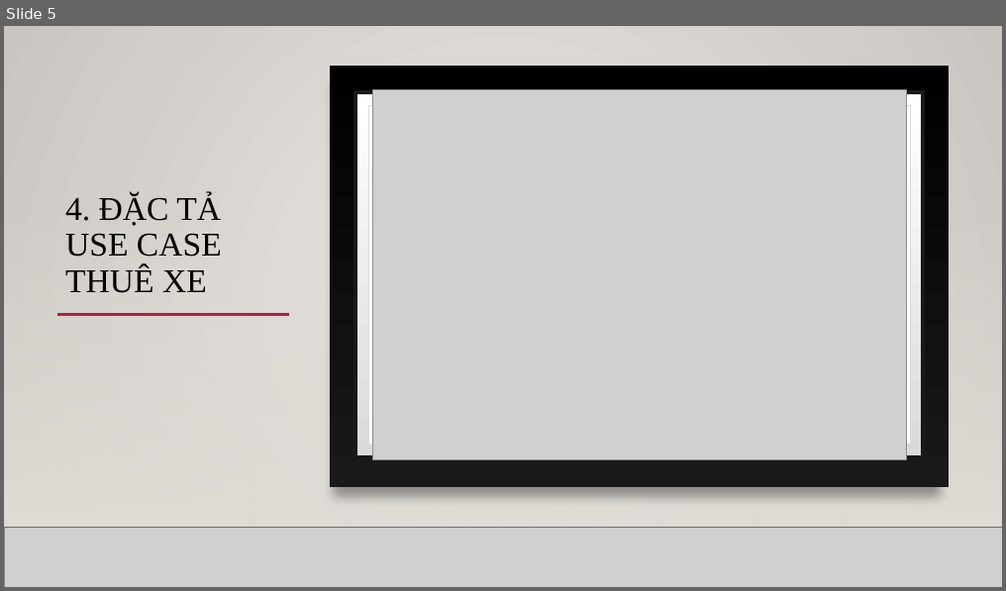
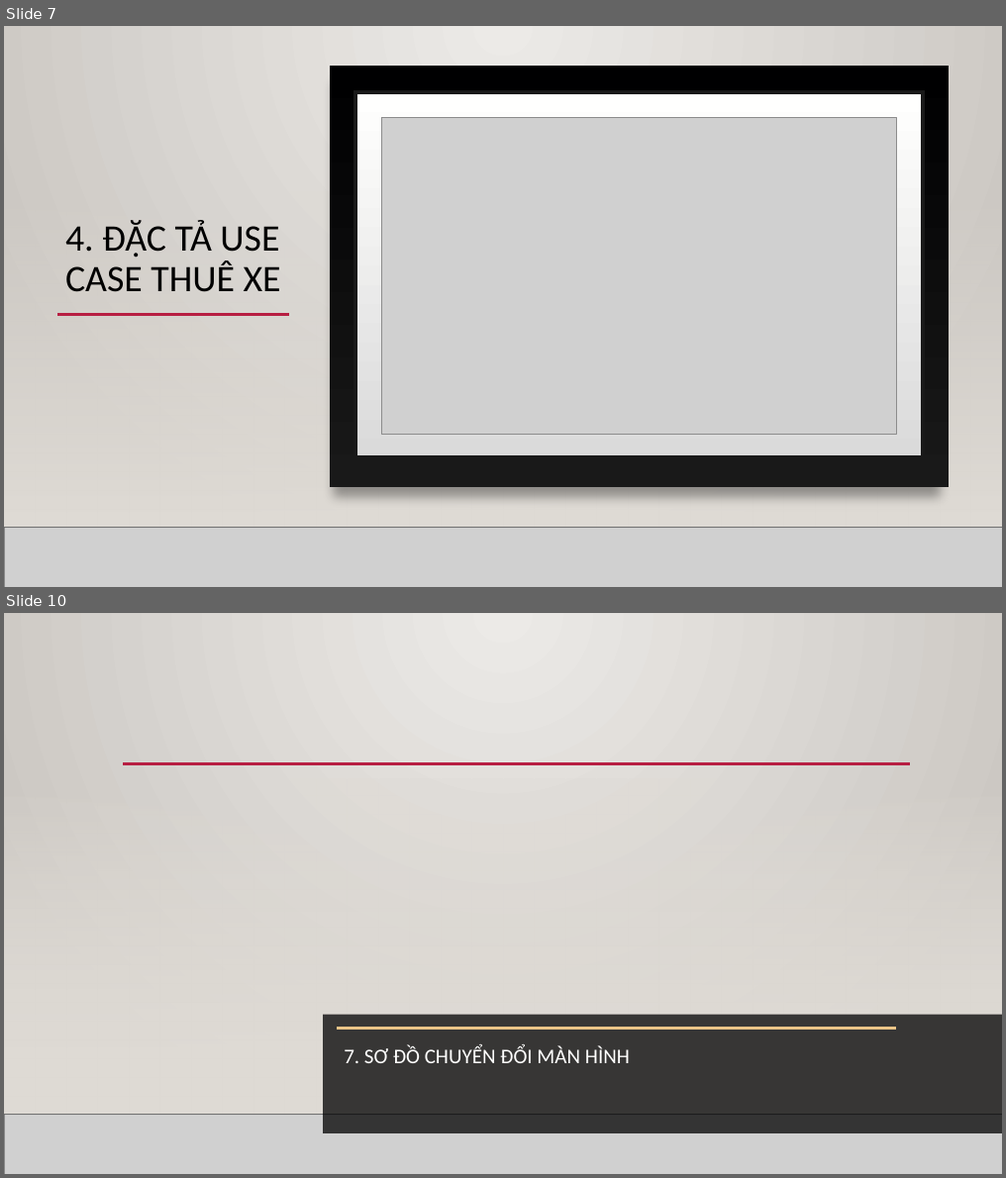
Before and after one commit to lam419/TKXDPM.KSCQ.20211-22, a slide deck: Design/TKXDPM.pptx. Shown one above the other, each under a label of ours: slide 5 before the commit, slides 7 and 10 after it; the slides between them are not shown. The pictures are 1006x591 and 1006x1178 pixels, drawn with LibreOffice and Linux fonts; fonts in the diff are those of the drawing; grey boxes stand for pictures; background and template pictures are left out. Boxes give left, top, right and bottom in pixels: in the first picture for what was removed or moved away, otherwise in the second. Text is boxed around its words. In the diff, an @@ line names an element or a change of style, - is before the commit and + after.

```diff
--- a/Design/TKXDPM.pptx
+++ b/Design/TKXDPM.pptx
@@ slide 10 added at (4, 613, 1002, 1174), background picture (left out); not listed: 2 template elements that a slide beside it also shows @@
@@ rectangle added at (4, 778, 1002, 1115), fill gradient #DFDBD5 @@
@@ line added from (123, 764) to (910, 764), #B71E42 2.5 pt @@
@@ rectangle added at (323, 1015, 1002, 1134), fill #000001 at 75% opacity @@
@@ line added from (338, 1029) to (896, 1029), #EAC487 2.5 pt @@
@@ title added at (344, 1046, 630, 1063), 20 pt, text #FFFFFE @@
+7. SƠ ĐỒ CHUYỂN ĐỔI MÀN HÌNH
@@ picture added at (4, 1115, 1002, 1174) @@
@@ line added from (4, 1115) to (1002, 1115), #000001 1 pt @@
@@ what was slide 5 is now slide 7 @@
@@ slide 7 changed as well @@
@@ background gradient #EBE9E6 to #C9C5C0 to gradient #ECEAE7 to #CAC7C1 @@
@@ rectangle at (4, 26, 1002, 587): fill gradient #EBE9E6 to #C9C5C0 to gradient #ECEAE7 to #CAC7C1 @@
@@ rectangle removed at (368, 106, 910, 445) @@
@@ picture: place and size @@
-picture at (372, 90, 907, 461)
+picture at (382, 117, 896, 434)
@@ title "4. ĐẶC TẢ USE CASE ..." at (65, 220, 281, 292): size 32 to 36 pt, font Times New Roman to Calibri @@
```
Also in this commit, not shown: 5 other slides changed, 5 other slides added.
